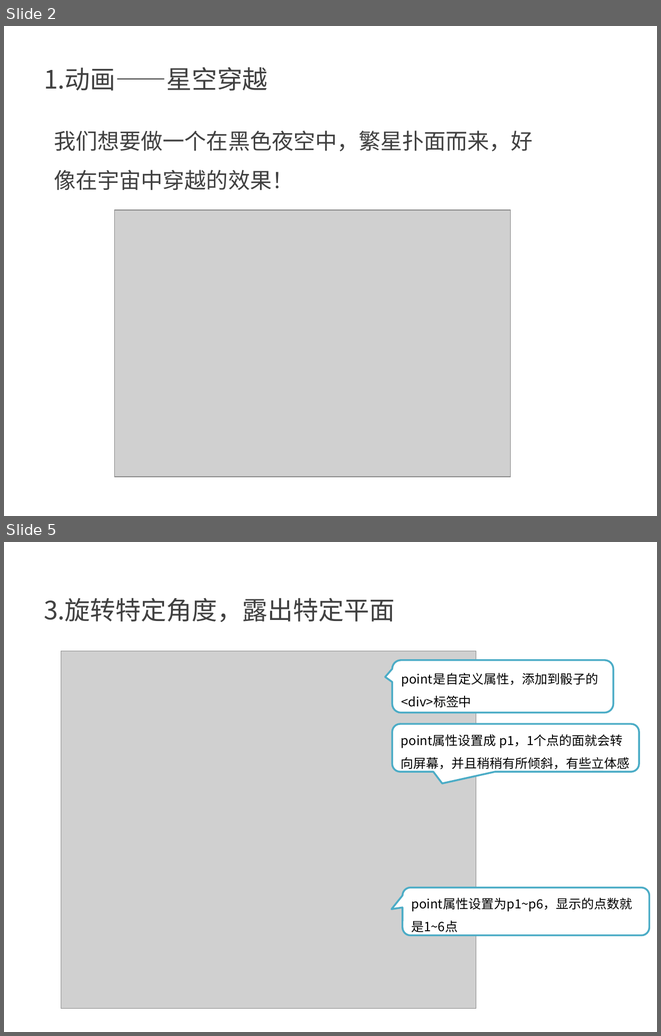
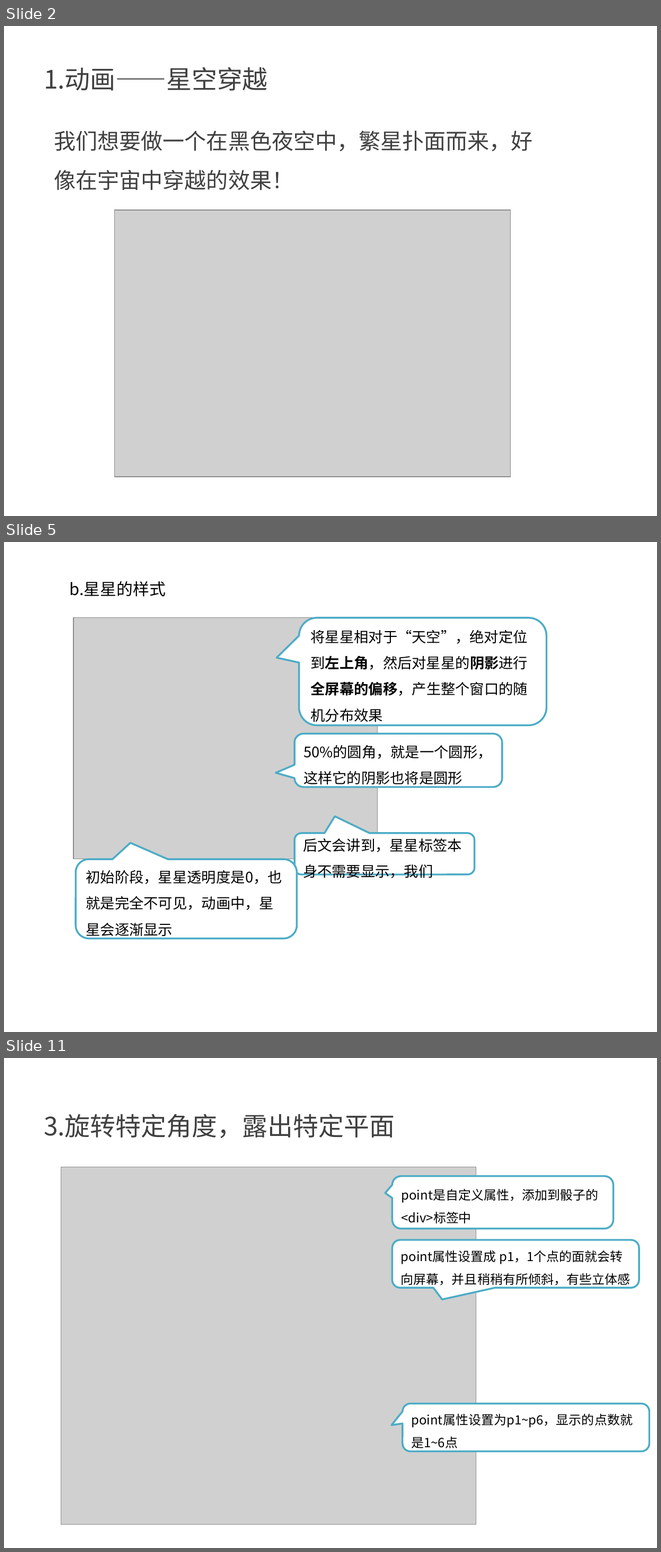
Before and after one commit to kong66/webAni, a slide deck: 4-stars/stars.pptx. Shown one above the other, each under a label of ours: slides 2 and 5 before the commit, slides 2, 5 and 11 after it; the slides between them are not shown. The pictures are 661x1036 and 661x1552 pixels, drawn with LibreOffice and Linux fonts; fonts in the diff are those of the drawing; grey boxes stand for pictures. Boxes give left, top, right and bottom in pixels: in the first picture for what was removed or moved away, otherwise in the second. Text is boxed around its words. In the diff, an @@ line names an element or a change of style, - is before the commit and + after.

```diff
--- a/4-stars/stars.pptx
+++ b/4-stars/stars.pptx
@@ slide 5 added at (4, 542, 657, 1032), background #FFFFFF @@
@@ text added at (70, 581, 166, 597), 18 pt, text #000000 @@
+b.星星的样式
@@ picture added at (73, 618, 378, 859) @@
@@ rounded speech box added at (299, 618, 547, 725), fill #FFFFFF, outline #4BACC6 2 pt, 16 pt, text #000000 @@
+将星星相对于“天空”，绝对定位到左上角，然后对星星的阴影进行全屏幕的偏移，产生整个窗口的随机分布效果
@@ rounded speech box added at (294, 733, 502, 787), fill #FFFFFF, outline #4BACC6 2 pt, 16 pt, text #000000 @@
+50%的圆角，就是一个圆形，这样它的阴影也将是圆形
@@ rounded speech box added at (294, 833, 475, 874), fill #FFFFFF, outline #4BACC6 2 pt, 16 pt, text #000000 @@
+后文会讲到，星星标签本身不需要显示，我们
@@ rounded speech box added at (76, 859, 297, 938), fill #FFFFFF, outline #4BACC6 2 pt, 16 pt, text #000000 @@
+初始阶段，星星透明度是0，也就是完全不可见，动画中，星星会逐渐显示
@@ what was slide 5 is now slide 11 @@
```
Also in this commit, not shown: 1 slide changed, 5 other slides added, 3 other files.
